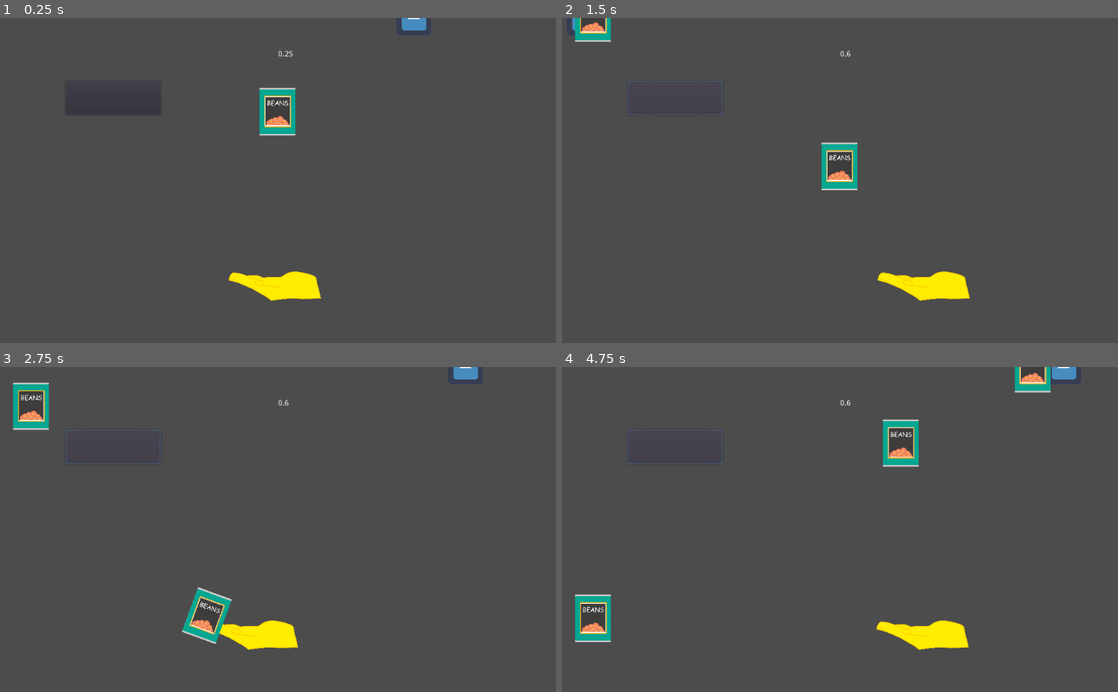
Above: before the commit, frames 1-4 (two rows, left to right).
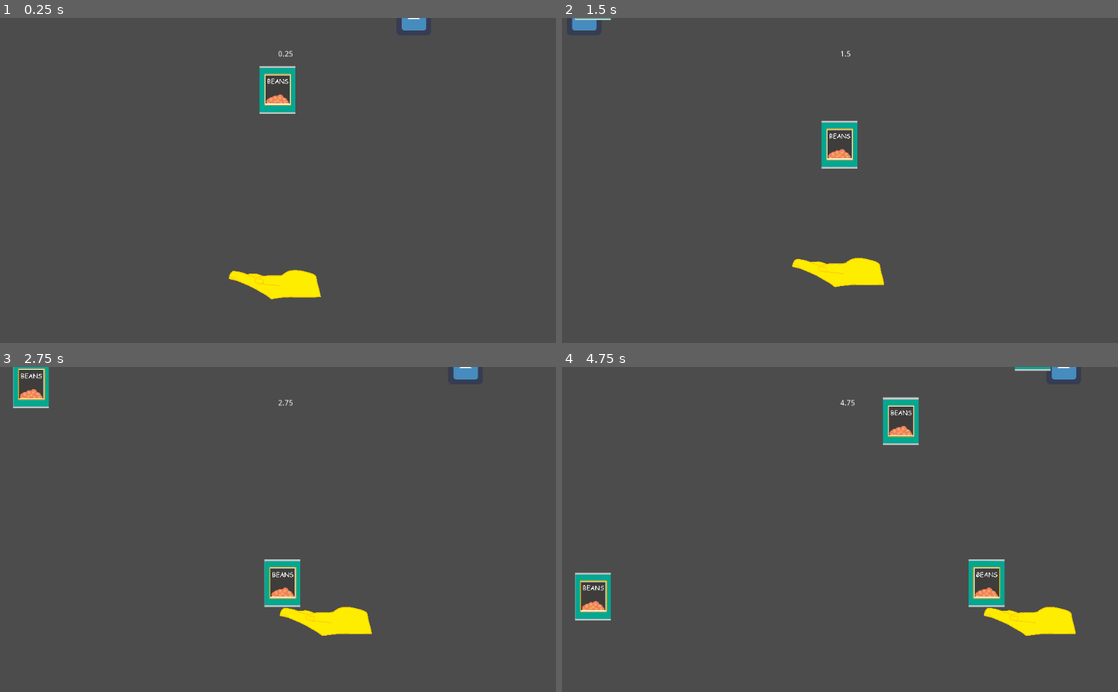
Above: after the commit, the same moments.

Repository: FyshStyx/SpillTheBeans
Game: Godot game, scene res://MainScene.tscn
Same seed, same stepped clock (60 frames per second), same inputs: the game is played once before the commit and once after it. The project has no main scene, so this scene is started directly. The engine's default icon, where the game draws it, is replaced by a stand-in: a white triangle on a blue panel in a dark square.
Inputs (mouse positions are in pixels of both pictures, inside the frame that each line leads up to):
- Up to frame 1 (0.25 s): no input
- Up to frame 2 (1.5 s): click (673, 99) at 0.52 s; hold D (movement_right) from 1.28 s (still down)
- Up to frame 3 (2.75 s): release D (movement_right) at 2.03 s; hold A (movement_left) from 2.03 s (still down)
- Up to frame 4 (4.75 s): release A (movement_left) at 2.78 s; hold D (movement_right) 2.78-4.28 s; hold A (movement_left) from 4.28 s (still down)

The runs differ from the first frame. In frame 1, 1.3% of the frame differs, in the area x 41-58%, y 14-87%; in frame 2, 3.6%; in frame 3, 4.3%; in frame 4, 5.4%, in the area x 2-93%, y 0-87%.

Commit message:
rewrote how hand worked. still very WIP but is basically now a rigid body. Could revert if this goes nowhere

Diff:
--- a/beans/MainScene.tscn
+++ b/beans/MainScene.tscn
@@ -1,9 +1,14 @@
-[gd_scene load_steps=5 format=2]
+[gd_scene load_steps=7 format=2]
 
 [ext_resource path="res://Scripts/Counter.gd" type="Script" id=1]
 [ext_resource path="res://Scenes/BeanCan.tscn" type="PackedScene" id=2]
 [ext_resource path="res://Scenes/HumanHand.tscn" type="PackedScene" id=3]
 [ext_resource path="res://Scenes/BeanSpawner.tscn" type="PackedScene" id=6]
+
+[sub_resource type="PhysicsMaterial" id=2]
+friction = 0.0
+
+[sub_resource type="RectangleShape2D" id=1]
 
 [node name="Control" type="Control"]
 anchor_right = 1.0
@@ -21,12 +26,6 @@
 margin_bottom = -0.200005
 script = ExtResource( 1 )
 
-[node name="Button" type="Button" parent="."]
-margin_left = 121.0
-margin_top = 116.0
-margin_right = 296.0
-margin_bottom = 179.0
-
 [node name="Hand" parent="." instance=ExtResource( 3 )]
 position = Vector2( 506, 495 )
 
@@ -41,5 +40,48 @@
 position = Vector2( 512, 0 )
 speed = 1000
 
-[connection signal="pressed" from="Button" to="Counter" method="_on_Button_pressed"]
+[node name="HandBlocker" type="StaticBody2D" parent="."]
+scale = Vector2( 0.906803, 1.00302 )
+collision_layer = 2
+collision_mask = 2
+physics_material_override = SubResource( 2 )
+
+[node name="CollisionShape2D" type="CollisionShape2D" parent="HandBlocker"]
+position = Vector2( 546.977, 431.695 )
+scale = Vector2( 100, 1 )
+shape = SubResource( 1 )
+
+[node name="HandBlocker2" type="StaticBody2D" parent="."]
+position = Vector2( -490, -12 )
+collision_layer = 2
+collision_mask = 2
+
+[node name="CollisionShape2D" type="CollisionShape2D" parent="HandBlocker2"]
+position = Vector2( 444, 358 )
+rotation = -3.14159
+scale = Vector2( 2.15289, -49.3388 )
+shape = SubResource( 1 )
+
+[node name="HandBlocker3" type="StaticBody2D" parent="."]
+position = Vector2( -490, -12 )
+collision_layer = 2
+collision_mask = 2
+
+[node name="CollisionShape2D" type="CollisionShape2D" parent="HandBlocker3"]
+position = Vector2( 1561, 361 )
+rotation = -3.14159
+scale = Vector2( 2.15289, -49.3388 )
+shape = SubResource( 1 )
+
+[node name="HandBlocker4" type="StaticBody2D" parent="."]
+scale = Vector2( 0.906803, 1.00302 )
+collision_layer = 2
+collision_mask = 2
+physics_material_override = SubResource( 2 )
+
+[node name="CollisionShape2D" type="CollisionShape2D" parent="HandBlocker4"]
+position = Vector2( 537.051, 617.135 )
+scale = Vector2( 100, 1 )
+shape = SubResource( 1 )
+
 [connection signal="timeout" from="Timer" to="BeanSpawner" method="_on_Timer_timeout"]
--- /dev/null
+++ b/beans/Scenes/BeanCan.gd
@@ -0,0 +1,22 @@
+extends RigidBody2D
+
+
+# Declare member variables here. Examples:
+# var a = 2
+# var b = "text"
+
+
+# Called when the node enters the scene tree for the first time.
+func _ready():
+	pass
+
+
+# Called every frame. 'delta' is the elapsed time since the previous frame.
+#func _process(delta):
+#	pass
+
+
+#Increase gravity when touching another can/hand
+func _on_Can_body_entered(body):
+	set_gravity_scale(10)
+	#Somehow make the velocity of the can tied directly to that of the hand
--- a/beans/Scenes/BeanCan.tscn
+++ b/beans/Scenes/BeanCan.tscn
@@ -1,15 +1,27 @@
-[gd_scene load_steps=3 format=2]
+[gd_scene load_steps=5 format=2]
 
 [ext_resource path="res://Sprites/bean can.png" type="Texture" id=1]
+[ext_resource path="res://Scenes/BeanCan.gd" type="Script" id=2]
+
+[sub_resource type="PhysicsMaterial" id=2]
 
 [sub_resource type="RectangleShape2D" id=1]
 extents = Vector2( 33, 44 )
 
 [node name="Can" type="RigidBody2D"]
+mass = 0.1
+physics_material_override = SubResource( 2 )
+contacts_reported = 10
+contact_monitor = true
+script = ExtResource( 2 )
 
 [node name="BeanCan" type="Sprite" parent="."]
+position = Vector2( 0.0455017, -40.0755 )
 scale = Vector2( 0.043, 0.043 )
 texture = ExtResource( 1 )
 
 [node name="CollisionShape2D" type="CollisionShape2D" parent="."]
+position = Vector2( 0.0455017, -40.0755 )
 shape = SubResource( 1 )
+
+[connection signal="body_entered" from="." to="." method="_on_Can_body_entered"]
--- a/beans/Scenes/HumanHand.tscn
+++ b/beans/Scenes/HumanHand.tscn
@@ -1,11 +1,20 @@
-[gd_scene load_steps=3 format=2]
+[gd_scene load_steps=5 format=2]
 
 [ext_resource path="res://Scripts/HumanHand.gd" type="Script" id=2]
 [ext_resource path="res://Sprites/human hand.png" type="Texture" id=3]
 
-[node name="Hand" type="KinematicBody2D"]
+[sub_resource type="PhysicsMaterial" id=1]
+
+[sub_resource type="RectangleShape2D" id=2]
+extents = Vector2( 82, 18.5 )
+
+[node name="Hand" type="RigidBody2D"]
+collision_layer = 3
+collision_mask = 3
+mass = 10.0
+physics_material_override = SubResource( 1 )
+gravity_scale = -1.0
 script = ExtResource( 2 )
-speed = 800
 
 [node name="HumanHand" type="Sprite" parent="."]
 scale = Vector2( 0.08, 0.08 )
@@ -13,3 +22,7 @@
 
 [node name="CollisionPolygon2D" type="CollisionPolygon2D" parent="."]
 polygon = PoolVector2Array( -11, -12, -76, -25, -84, -11, -6, 27, 85, 23, 76, -15, 53, -24, 36, -26, 25, -24, 11, -15, 2, -10 )
+
+[node name="CollisionShape2D" type="CollisionShape2D" parent="."]
+position = Vector2( -4, -8.5 )
+shape = SubResource( 2 )
--- a/beans/Scripts/Counter.gd
+++ b/beans/Scripts/Counter.gd
@@ -24,10 +24,10 @@
 
 
 #Toggle stopwatch
-func _on_Button_pressed():
-	if stopwatch_running == true:
-		stopwatch_running = false
-		print("stopped timer")
-	elif stopwatch_running == false:
-		stopwatch_running = true
-		print("started timer")
+#func _on_Button_pressed():
+#	if stopwatch_running == true:
+#		stopwatch_running = false
+#		print("stopped timer")
+#	elif stopwatch_running == false:
+#		stopwatch_running = true
+#		print("started timer")
--- a/beans/Scripts/HumanHand.gd
+++ b/beans/Scripts/HumanHand.gd
@@ -1,6 +1,6 @@
-extends KinematicBody2D
+extends RigidBody2D
 
-export var speed = 400
+var speed = 30
 var screen_size
 
 # TODO make it so point of game is to get "beans" and "spicy beans" to left and right of screen
@@ -8,21 +8,11 @@
 func _ready():
 	screen_size = get_viewport_rect().size
 
-
 # Called every frame. 'delta' is the elapsed time since the previous frame.
 func _process(delta):
 
-	var velocity = Vector2.ZERO
+
 	if Input.is_action_pressed("movement_right"):
-		velocity.x += 1
+		apply_central_impulse(Vector2(speed,0))
 	elif Input.is_action_pressed("movement_left"):
-		velocity.x -=1
-
-	#Normalise vectors (overkill probably since only left/right possible)
-	if velocity.length() > 0:
-		velocity = velocity.normalized() * speed
-
-	#Update position
-	position += velocity * delta
-	position.x = clamp(position.x, 0, screen_size.x)
-	position.y = clamp(position.y, 0, screen_size.y)
+		apply_central_impulse(Vector2(-1 * speed,0))
